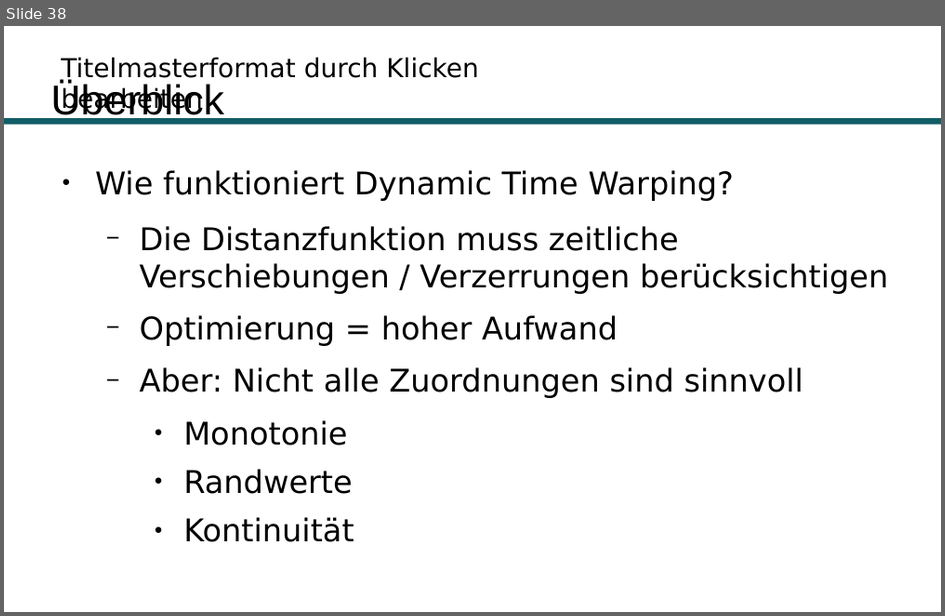
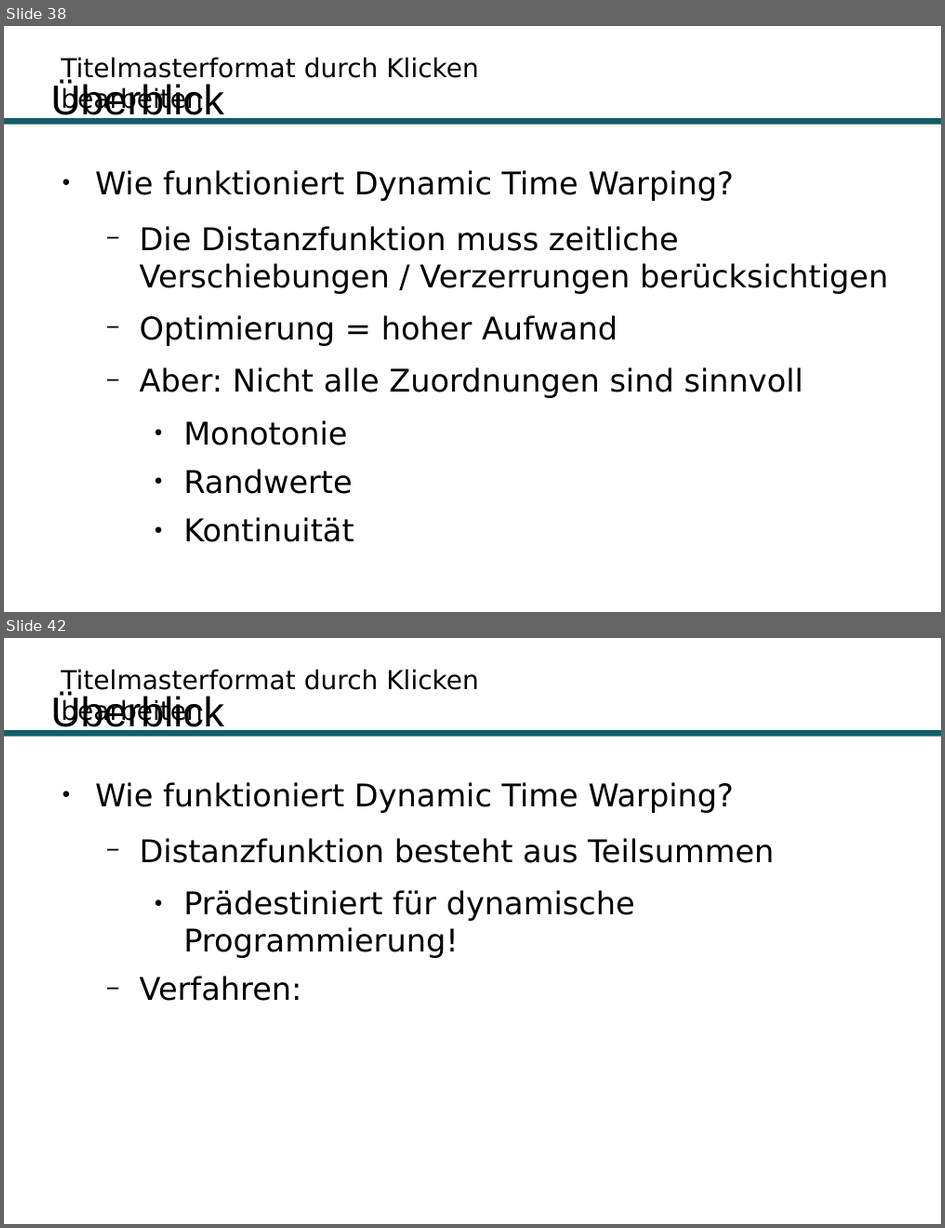
Before and after one commit to Hirnschwamm/DTW, a slide deck: Präsentation.odp. Shown one above the other, each under a label of ours: slide 38 before the commit, slides 38 and 42 after it; the slides between them are not shown. The pictures are 945x616 and 945x1228 pixels, drawn with LibreOffice and Linux fonts; fonts in the diff are those of the drawing; background and template pictures are left out. Boxes give left, top, right and bottom in pixels: in the first picture for what was removed or moved away, otherwise in the second. Text is boxed around its words. In the diff, an @@ line names an element or a change of style, - is before the commit and + after.

```diff
--- a/Präsentation.odp
+++ b/Präsentation.odp
@@ slide 42 added at box(4, 638, 941, 1224), background #FFFFFF; not listed: 2 template elements that a slide beside it also shows @@
@@ title added at box(50, 694, 224, 735), 32 pt, text #000000 @@
+Überblick
@@ text added at box(95, 782, 774, 1001), 24 pt, text #000000 @@
+● Wie funktioniert Dynamic Time Warping?
+  − Distanzfunktion besteht aus Teilsummen
+    ● Prädestiniert für dynamische Programmierung!
+  − Verfahren:
```
Also in this commit, not shown: 1 slide changed, 12 other slides added.
